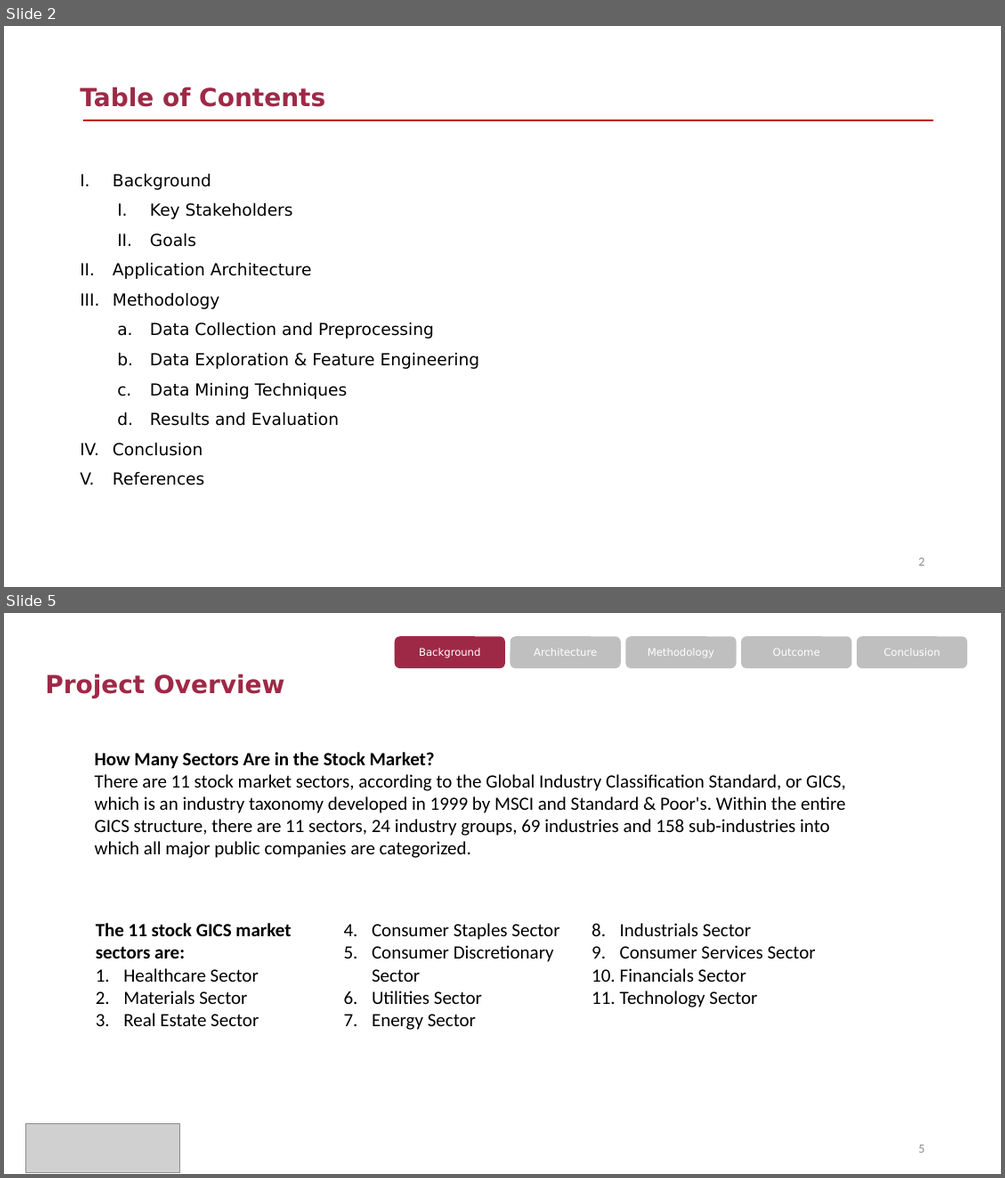
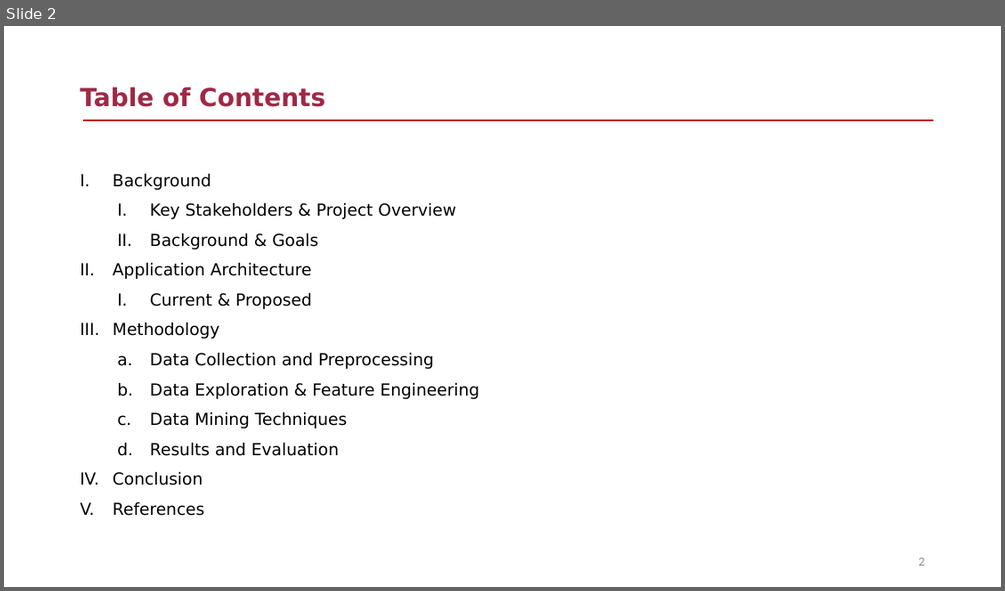
Before and after one commit to zqw86713/MSCA_31008_0N01_Winter_2023_Data_Mining_Principles, a slide deck: Final_project/MScA_31008_Final_Project_Presentation - Pitchbook Industry Classification.pptx. Shown one above the other, each under a label of ours: slides 2 and 5 before the commit, slide 2 after it; the slides between them are not shown. The pictures are 1005x1178 and 1005x591 pixels, drawn with LibreOffice and Linux fonts; fonts in the diff are those of the drawing; grey boxes stand for pictures. Boxes give left, top, right and bottom in pixels: in the first picture for what was removed or moved away, otherwise in the second. Text is boxed around its words. In the diff, an @@ line names an element or a change of style, - is before the commit and + after.

```diff
--- a/Final_project/MScA_31008_Final_Project_Presentation - Pitchbook Industry Classification.pptx
+++ b/Final_project/MScA_31008_Final_Project_Presentation - Pitchbook Industry Classification.pptx
@@ slide 5 removed at (4,613,1001,1174), background #FFFFFF @@
@@ rounded rectangle removed at (395,636,505,668) @@
-Background
@@ rounded rectangle removed at (510,636,621,668) @@
-Architecture
@@ rounded rectangle removed at (625,636,736,668) @@
-Methodology
@@ rounded rectangle removed at (741,636,852,668) @@
-Outcome
@@ rounded rectangle removed at (857,636,967,668) @@
-Conclusion
@@ title removed at (45,674,285,698) @@
-Project Overview
@@ text removed at (95,752,846,858) @@
-How Many Sectors Are in the Stock Market?
-There are 11 stock market sectors, according to the Global Industry Classification Standard, or GICS, which is an industry taxonomy developed in 1999 by MSCI and Standard & Poor's. Within the entire GICS structure, there are 11 sectors, 24 industry groups, 69 industries and 158 sub-industries into which all major public companies are categorized.
@@ text removed at (96,923,816,1030) @@
-The 11 stock GICS market sectors are:
-1. Healthcare Sector
-2. Materials Sector
-3. Real Estate Sector
-4. Consumer Staples Sector
-5. Consumer Discretionary Sector
-6. Utilities Sector
-7. Energy Sector
-8. Industrials Sector
-9. Consumer Services Sector
-10. Financials Sector
-11. Technology Sector
@@ picture removed at (25,1123,179,1172) @@
@@ page number removed at (918,1144,924,1152) @@
-5
@@ slide 2 changed as well @@
@@ text at (150,202,456,249): text changed @@
-  I. Key Stakeholders
-  II. Goals
+  I. Key Stakeholders & Project Overview
+  II. Background & Goals
@@ text at (150,292,312,309): paragraph added @@
+  I. Current & Proposed
```
Also in this commit, not shown: 15 other slides changed, 2 slides added, 1 other slide removed.
